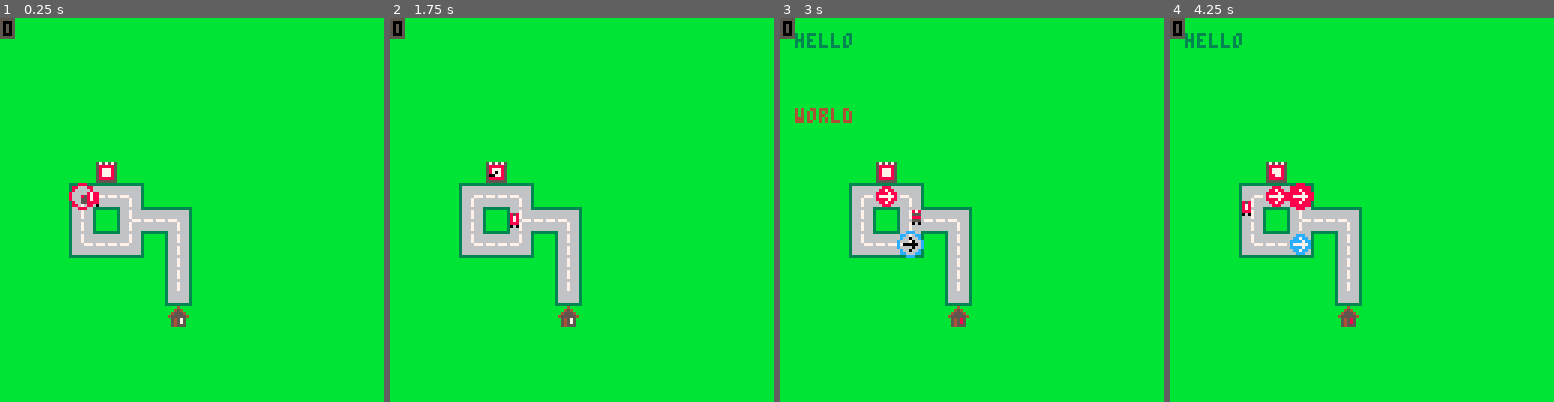
Above: before the commit, frames 1-4 (left to right).
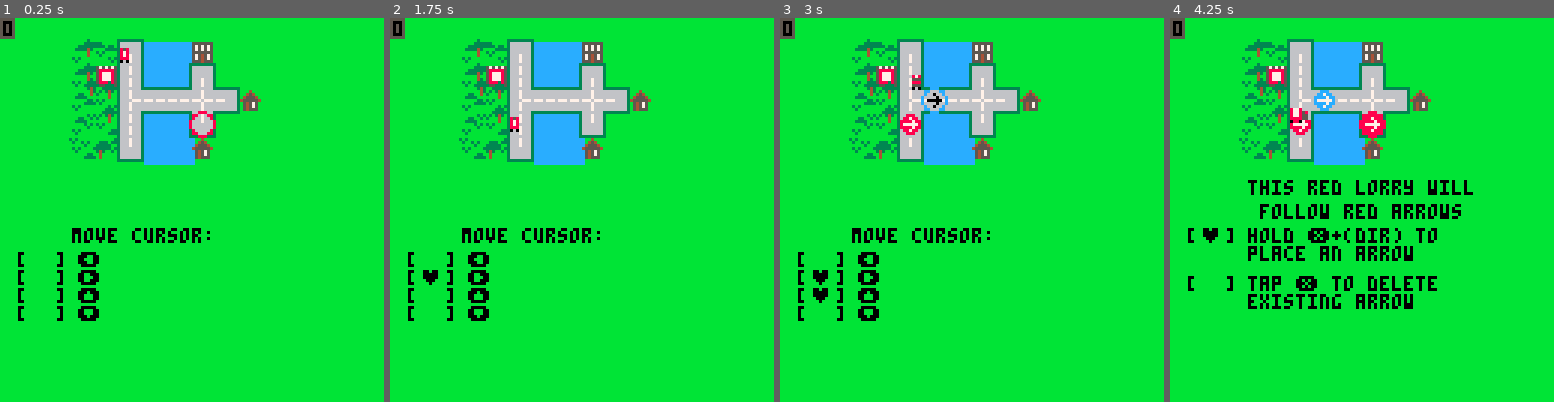
Above: after the commit, the same moments.

Repository: eddyashton/ld53
Game: PICO-8 cartridge delivery.p8
Two runs of this game, one before a commit and one after it. Both use one fixed random seed, a clock stepped at 60 frames per second and the inputs below.
Inputs:
- Up to frame 1 (0.25 s): no input
- Up to frame 2 (1.75 s): tap X (X key) at 0.33, 1.07 s; tap O (Z key) at 0.7, 1.7 s; hold Right from 1.6 s (still down)
- Up to frame 3 (3 s): tap X (X key) at 1.85, 2.97 s; release Right at 2.1 s; tap O (Z key) at 2.1, 2.5, 2.9 s; hold Up 2.15-2.42 s; hold Right from 2.47 s (still down)
- Up to frame 4 (4.25 s): release Right at 3.03 s; hold Left 3.08-3.58 s; tap O (Z key) at 3.3, 3.7, 4.1 s; hold Down 3.63-3.97 s; hold Right from 4.02 s (still down); tap X (X key) at 4.08 s

The runs differ from the first frame. In frame 1, 17% of the frame differs, in the area x 4-68%, y 5-81%; in frame 2, 17%; in frame 3, 18%; in frame 4, 20%, in the area x 3-79%, y 3-81%.

Commit message:
WIP tutorial

Diff:
--- a/delivery.p8
+++ b/delivery.p8
@@ -95,6 +95,7 @@
    local moved = min(adj_depot.supply, tr.max_load - tr.load)
    tr.load += moved
    adj_depot.supply -= moved
+   if (tutorial_state) tutorial_state.collected = true
    return true
   end
  end
@@ -107,6 +108,7 @@
    for i in all(deliverable) do
     deli(dest.demand, i)
    end
+   if (tutorial_state) tutorial_state.delivered = true
    score += delivered
    add(recent_scores, {t(), tr.blue, delivered})
    return true
@@ -146,9 +148,8 @@
 end
 
 function next_road(from, dir, escape)
- escape = escape or from
  local v = v2_add(from, dir)
- if (v.x == escape.x and v.y == escape.y) return nil
+ if (escape and v.x == escape.x and v.y == escape.y) return nil
 
  v.x %= 16
  v.y %= 16
@@ -164,12 +165,40 @@
  play_time = t()
 end
 
+function create_order(d)
+ d.next_order = get_next_order_time()
+ d.prev_order = t()
+ if d.supply < 9 then
+  d.supply += 1
+
+  -- find an empty house to make this order from
+  local candidates = {}
+  -- make a list of all candidates with space
+  for dest in all(dests) do
+   if #dest.demand < dest.max_demand then
+    add(candidates, dest)
+   end
+  end
+
+  if #candidates > 0 then
+   local dest = rnd(candidates)
+   add(dest.demand, d.blue)
+  end
+ else
+  d.damage += 1
+  if d.damage == 3 then
+   set_game_over()
+  end
+  d.damage_frames = 10
+ end
+end
+
 function _update()
  if (game_over) return
 
  while #events > 0 do
   local trigger,action = unpack(events[1])
-  if trigger() then
+  if trigger == nil or trigger() then
    action()
    deli(events, 1)
   else
@@ -179,6 +208,7 @@
 
  if btnp(🅾️) then
   target.blue = not target.blue
+  if (tutorial_state) tutorial_state.toggled = true
  end
 
  if btn(❎) then
@@ -198,47 +228,31 @@
       dir = target.dir,
       blue = target.blue
     }
+    if (tutorial_state) tutorial_state.placed = true
+    if (tutorial_state and target.blue) tutorial_state.placed_blue = true
     target.dir = nil
    else
     -- if there was a redirection here, delete it
     redirections[v_to_s(target.pos)] = nil
-   end
-  end
-
-  if (btnp(➡️)) target.pos = next_road(target.pos, right)
-  if (btnp(⬅️)) target.pos = next_road(target.pos, left)
-  if (btnp(⬆️)) target.pos = next_road(target.pos, up)
-  if (btnp(⬇️)) target.pos = next_road(target.pos, down)
+    if (tutorial_state) tutorial_state.deleted = true
+   end
+  end
+
+  function mark_tut_move(c)
+   if tutorial_state.moved_cursor then
+    tutorial_state.moved_cursor[c] = true
+   end
+  end
+  if (btnp(➡️)) target.pos = next_road(target.pos, right) mark_tut_move(➡️)
+  if (btnp(⬅️)) target.pos = next_road(target.pos, left) mark_tut_move(⬅️)
+  if (btnp(⬆️)) target.pos = next_road(target.pos, up) mark_tut_move(⬆️)
+  if (btnp(⬇️)) target.pos = next_road(target.pos, down) mark_tut_move(⬇️)
  end
 
  -- check if any depots get supplied
  for d in all(depots) do
-  if t() >= d.next_order then
-   d.next_order = get_next_order_time()
-   d.prev_order = t()
-   if d.supply < 9 then
-    d.supply += 1
-
-    -- find an empty house to make this order from
-    local candidates = {}
-    -- make a list of all candidates with space
-    for dest in all(dests) do
-     if #dest.demand < dest.max_demand then
-      add(candidates, dest)
-     end
-    end
-
-    if #candidates > 0 then
-     local dest = rnd(candidates)
-     add(dest.demand, d.blue)
-    end
-   else
-    d.damage += 1
-    if d.damage == 3 then
-     set_game_over()
-    end
-    d.damage_frames = 10
-   end
+  if d.next_order and t() >= d.next_order then
+   create_order(d)
   end
  end
 
@@ -308,8 +322,9 @@
   end
  end
 
+ local pstart = v2(8,8)
  target = {
-  pos = next_road(v2(8,8), up) or first_road,
+  pos = next_road(pstart, up, pstart) or first_road,
   dir = nil,
   was_on = false,
   blue = false,
@@ -324,10 +339,18 @@
  local name,offs,e = unpack(_worlds[selected_world])
 
  events = e or {}
- world_text = {}
+ custom_draws = {}
 
  -- restart log file
  --printh("Loading world: "..name, _dbg_out, true)
+
+ if name == "tutorial" then
+  tutorial_state = {
+    pause_depots = true,
+  }
+ else
+  tutorial_state = nil
+ end
 
  world = load_world(offs.x,offs.y)
 
@@ -623,16 +646,18 @@
 
   -- draw a clock to indicate time until next order
   -- only appears for final 3rd of order time
-  local frac = (t() - depot.prev_order) / (depot.next_order - depot.prev_order)
-  frac = (frac*3) - 2
-  if frac > 0 then
-   frac += 0.05 -- offset slightly for nicer rendering
-   draw_clock_arm(
-    v2_add(cell_to_world(depot.pos, true), v2(0.5, 0.5)),
-    2,
-    frac,
-    0
-   )
+  if depot.next_order then
+   local frac = (t() - depot.prev_order) / (depot.next_order - depot.prev_order)
+   frac = (frac*3) - 2
+   if frac > 0 then
+    frac += 0.05 -- offset slightly for nicer rendering
+    draw_clock_arm(
+     v2_add(cell_to_world(depot.pos, true), v2(0.5, 0.5)),
+     2,
+     frac,
+     0
+    )
+   end
   end
  end
 
@@ -672,8 +697,8 @@
   print("\f"..to_hex(blue and 12 or 8).." +"..s[3].."!\0")
  end
 
- for _, wt in pairs(world_text) do
-  print(unpack(wt))
+ for _, drawfn in pairs(custom_draws) do
+  drawfn()
  end
 
  -- debug drawing
@@ -693,6 +718,7 @@
 -->8
 -- world map
 function get_next_order_time()
+ if (tutorial_state.pause_depots) return nil
  return t() + 2--5 + rnd(10)
 end
 
@@ -878,23 +904,115 @@
 -->8
 -- tutorial
 
-function mk_add_world_text(k, ...)
+function mk_printc(k, ...)
  local args = {...}
- return function() world_text[k] = args end
-end
-
-function mk_remove_world_text(k)
- return function() world_text[k] = nil end
+ return
+  function()
+   custom_draws[k] =
+    function()
+     printc(unpack(args))
+    end
+  end
+end
+
+function mk_remover(k)
+ return function() custom_draws[k] = nil end
 end
 
 function mk_delay_trigger(n)
  return function() return t() >= n end
 end
 
+function checkbox(check, s, x, y, c)
+ local done = check()
+ print("["..(done and "♥" or "  ").."] ", x-20,y,c)
+ print(s,x,y,c)
+end
+
 tutorial_events = {
-  {mk_delay_trigger(2), mk_add_world_text("h", "hello", 5,5, 3)},
-  {mk_delay_trigger(3), mk_add_world_text("w", "world", 5,30, 4)},
-  {mk_delay_trigger(4), mk_remove_world_text("w")},
+  -- 0th step - welcome message
+  {nil, mk_printc("tut", "welcome to your first day!", 64,64, 0)},
+
+  -- 1st step, move cursor
+  {
+   function()
+    tutorial_state.moved_cursor = {}
+    return t() > 0 --4 -- todo
+   end,
+   function()
+    custom_draws["tut"] = function()
+     print("move cursor:", 24, 70, 0)
+     local mc = tutorial_state.moved_cursor
+     checkbox(function() return mc and mc[⬅️] end, "⬅️", 26, 78,0)
+     checkbox(function() return mc and mc[➡️] end, "➡️", 26, 84,0)
+     checkbox(function() return mc and mc[⬆️] end, "⬆️", 26, 90,0)
+     checkbox(function() return mc and mc[⬇️] end, "⬇️", 26, 96,0)
+
+     if mc and mc[⬅️] and mc[➡️] and mc[⬆️] and mc[⬇️] then
+      tutorial_state.moved_cursor = nil
+     end
+    end
+   end
+  },
+
+  -- 2nd step, place and delete
+  {
+    function()
+     if tutorial_state.moved_cursor == nil then
+      tutorial_state.placed = false
+      tutorial_state.deleted = false
+      return true
+     end
+    end,
+    function()
+     custom_draws["tut"] = function()
+      printc("this red lorry will", 64, 56)
+      printc("follow red arrows", 64, 64)
+      checkbox(function() return tutorial_state.placed end, "hold ❎+(dir) to\nplace an arrow", 26,70, 0)
+      checkbox(function() return tutorial_state.deleted end, "tap ❎ to delete\nexisting arrow", 26,86, 0)
+     end
+    end
+  },
+
+  -- 3rd step, multiple colours
+  {
+    function()
+     if tutorial_state.placed and tutorial_state.deleted then
+      tutorial_state.toggled = false
+      tutorial_state.placed_blue = false
+      return true
+     end
+    end,
+    function()
+     custom_draws["tut"] = function()
+      printc("red lorries ignore", 64, 56)
+      printc("blue arrows", 64, 64)
+      checkbox(function() return tutorial_state.toggled end, "tap 🅾️ to change\ncursor colour", 26,70, 0)
+      checkbox(function() return tutorial_state.placed_blue end, "place a blue\narrow", 26,86, 0)
+     end
+    end
+  },
+
+  -- 4th step, collect and deliver
+  {
+    function()
+     if tutorial_state.toggled and tutorial_state.placed_blue then
+      tutorial_state.collected = false
+      tutorial_state.delivered = false
+      tutorial_state.pause_depots = false
+      create_order(depots[1])
+      return true
+     end
+    end,
+    function()
+     custom_draws["tut"] = function()
+      printc("orders will now arrive", 64, 56)
+      printc("at the depot", 64, 64)
+      checkbox(function() return tutorial_state.collected end, "collect an order by\npassing the depot", 24,80, 0)
+      checkbox(function() return tutorial_state.delivered end, "deliver an order to\na window of the same colour", 24,96, 0)
+     end
+    end
+  },
 }
 
 
@@ -988,18 +1106,18 @@
 00000000000000000000000000000000000000000000000000000000000000000000000000000000000000000000000000000000000000000000000000000000
 00000000000000000000000000000000000000000000000000000000000000000000000000000000000000000000000000000000000000000000000000000000
 000000000000000000000000000000000000000000000000bbbbbbbbbbbbbbbb555999bbbbbbbbbbbbbbbbbbbbbbbb6b3633633633633633bbb6bbbbbb6bbbbb
-000000000000000000000000000000000000000000000000bbbbbbbbbbbbbbbb555999bbbbbbbbbbbbb666bb6666bb6b3633633633633633b666bb666b66666b
-000000000000000000000000000000000000000000000000bbbbbbbbbbbbbbbb555999bbbbbbbbbbbbb656bb6556bb6b6666666666666666b636666366656b6b
-000000000000000000000000000000000000000000000000bbbbbbbbbbbbbbbb666666bbbbbbbbbbbbb666666666bb6b3633699699699633b6355553656b6b6b
-000000000000000000000000000000000000000000000000bbbbbbbbbbbbbbbb656696bbbbbbbbbbbbb655555556bb6b3633655655655633b63555536565666b
-000000000000000000000000000000000000000000000000bbbbbbbbbbbbbbbb666666bcbbbbbbbbbbc653111116bb6b66666666666666666666666666666566
-000000000000000000000000000000000000000000000000bbbb8bbbbbbbbbbbbbbbbbb6bbbbbbbb66661111111666663655633655633633b63633633655656b
-000000000000000000000000000000000000000000000000bbb666bbbbbbbbbbbbbbbbb6bbbbbbbbbb86111111116bbb3655633655633633b66666666653656b
-000000000000000000000000000000000000000000000000bbb6b666bbbbbbbbbbbb8666665bbbbbbbb6111111116bbb6666666666666666b56b56555553666b
-000000000000000000000000000000000000000000000000bbb666b6bbbbbbbbbbbbbbb6bbbbbbbbbbb6111111116bbb3699699655655633b56356b83c55636b
-000000000000000000000000000000000000000000000000bbbbbbb6bbbbbbbbbbbbbbb6bbbbbbbbbb66331111556bbb36986c96596956336663666636666666
-000000000000000000000000000000000000000000000000bbbbbbb6bbbbbbbbbbbbbbb5bbbbbbbbb6666333115566666666666666666666b6356b653356bb63
-000000000000000000000000000000000000000000000000bbbbbbb5bbbbbbbbbbbbbbbbbbbbbbbbb655663311556bbb3655633659695633b6356b6533566663
+000000000000000000000000000000000000000000000000bbb336119bbbbbbb555999bbbbbbbbbbbbb666bb6666bb6b3633633633633633b666bb666b66666b
+000000000000000000000000000000000000000000000000bbb386116bbbbbbb555999bbbbbbbbbbbbb656bb6556bb6b6666666666666666b636666366656b6b
+000000000000000000000000000000000000000000000000bbb33666665bbbbb666666bbbbbbbbbbbbb666666666bb6b3633699699699633b6355553656b6b6b
+000000000000000000000000000000000000000000000000bbb336116bbbbbbb656696bbbbbbbbbbbbb655555556bb6b3633655655655633b63555536565666b
+000000000000000000000000000000000000000000000000bbb336115bbbbbbb666666bcbbbbbbbbbbc653111116bb6b66666666666666666666666666666566
+000000000000000000000000000000000000000000000000bbbbbbbbbbbbbbbbbbbbbbb6bbbbbbbb66661111111666663655633655633633b63633633655656b
+000000000000000000000000000000000000000000000000bbbbbbbbbbbbbbbbbbbbbbb6bbbbbbbbbb86111111116bbb3655633655633633b66666666653656b
+000000000000000000000000000000000000000000000000bbbbbbbbbbbbbbbbbbbb8666665bbbbbbbb6111111116bbb6666666666666666b56b56555553666b
+000000000000000000000000000000000000000000000000bbbbbbbbbbbbbbbbbbbbbbb6bbbbbbbbbbb6111111116bbb3699699655655633b56356b83c55636b
+000000000000000000000000000000000000000000000000bbbbbbbbbbbbbbbbbbbbbbb6bbbbbbbbbb66331111556bbb36986c96596956336663666636666666
+000000000000000000000000000000000000000000000000bbbbbbbbbbbbbbbbbbbbbbb5bbbbbbbbb6666333115566666666666666666666b6356b653356bb63
+000000000000000000000000000000000000000000000000bbbbbbbbbbbbbbbbbbbbbbbbbbbbbbbbb655663311556bbb3655633659695633b6356b6533566663
 000000000000000000000000000000000000000000000000bbbbbbbbbbbbbbbbbbbbbbbbbbbbbbbbb655566666666bbb3655633655655633b6656b6555555653
 000000000000000000000000000000000000000000000000bbbbbbbbbbbbbbbbbbbbbbbbbbbbbbbbb66666bbbbbb666b6666666666666666b3666b6666666653
 000000000000000000000000000000000000000000000000bbbbbbbbbbbbbbbbbbbbbbbbbbbbbbbbbbbbbbbbbbbbbb6b3633633633633633bbb6bb5555633333
